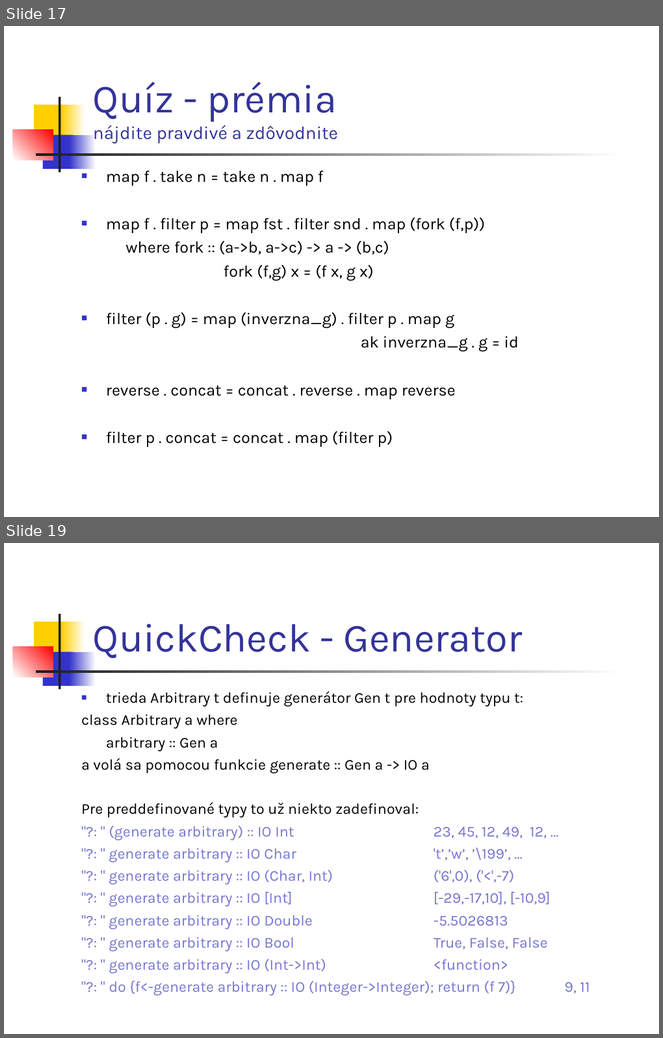
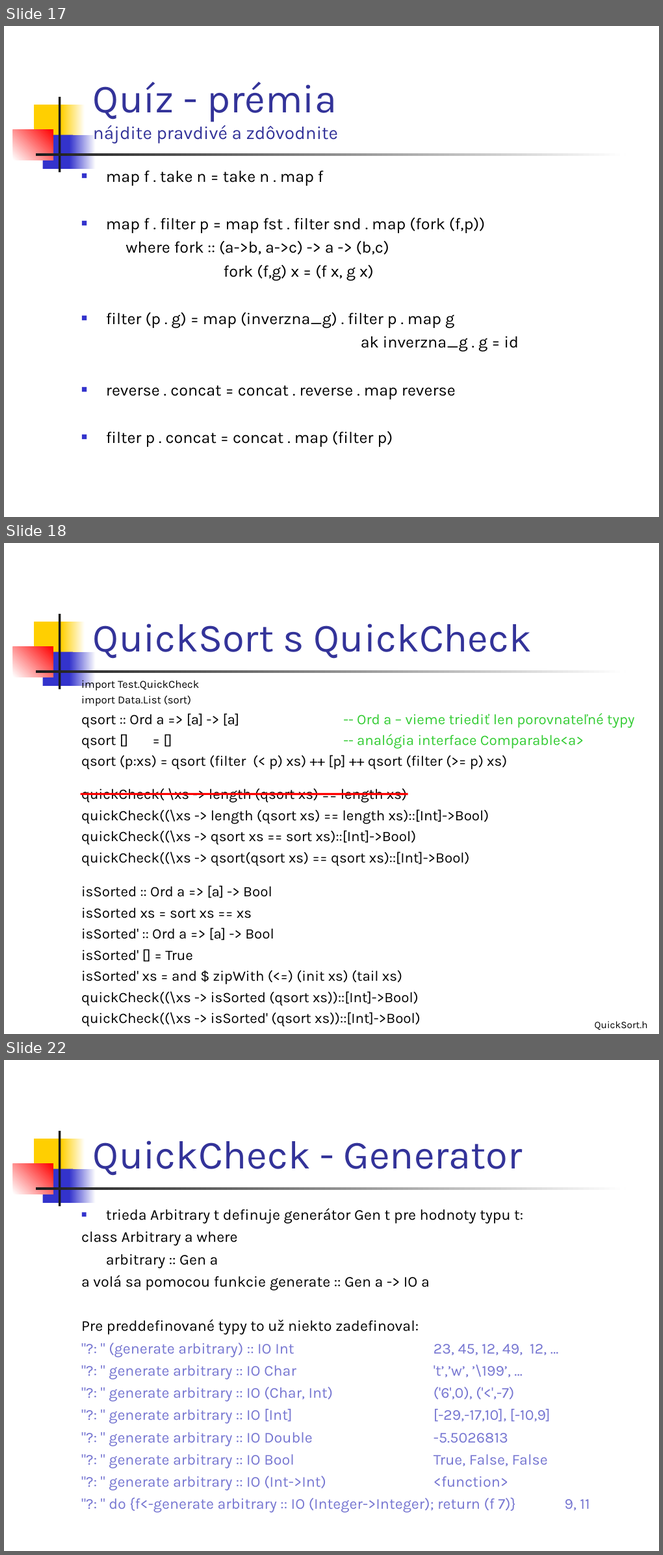
Before and after one commit to Funkcionalne/Prednasky, a slide deck: 02/02_fpro.ppt. Shown one above the other, each under a label of ours: slides 17 and 19 before the commit, slides 17, 18 and 22 after it; the slides between them are not shown. The pictures are 663x1038 and 663x1555 pixels, drawn with LibreOffice and Linux fonts; fonts in the diff are those of the drawing. Boxes give left, top, right and bottom in pixels: in the first picture for what was removed or moved away, otherwise in the second. Text is boxed around its words. In the diff, an @@ line names an element or a change of style, - is before the commit and + after.

```diff
--- a/02/02_fpro.ppt
+++ b/02/02_fpro.ppt
@@ slide 18 added at bbox=[4, 543, 659, 1034], background #FFFFFF; not listed: 7 template elements that a slide beside it also shows @@
@@ title added at bbox=[93, 624, 532, 659], 44 pt, text #333399 @@
+QuickSort s QuickCheck
@@ text added at bbox=[81, 678, 634, 1027], 16 pt, text #000000 @@
+import Test.QuickCheck
+import Data.List (sort)
+qsort :: Ord a => [a] -> [a] -- Ord a – vieme triediť len porovnateľné typy
+qsort [] = [] -- analógia interface Comparable<a>
+qsort (p:xs) = qsort (filter (< p) xs) ++ [p] ++ qsort (filter (>= p) xs)
+quickCheck( \xs -> length (qsort xs) == length xs)
+quickCheck((\xs -> length (qsort xs) == length xs)::[Int]->Bool)
+quickCheck((\xs -> qsort xs == sort xs)::[Int]->Bool)
+quickCheck((\xs -> qsort(qsort xs) == qsort xs)::[Int]->Bool)
+isSorted :: Ord a => [a] -> Bool
+isSorted xs = sort xs == xs
+isSorted' :: Ord a => [a] -> Bool
+isSorted' [] = True
+isSorted' xs = and $ zipWith (<=) (init xs) (tail xs)
+quickCheck((\xs -> isSorted (qsort xs))::[Int]->Bool)
+quickCheck((\xs -> isSorted' (qsort xs))::[Int]->Bool)
@@ line added from (81, 794) to (408, 794), #FF0000 2.24 pt @@
@@ text added at bbox=[595, 1021, 648, 1031], 11 pt, text #000000 @@
+QuickSort.hs
@@ what was slide 19 is now slide 22 @@
```
Also in this commit, not shown: 6 slides changed, 2 other slides added, 9 other files.
